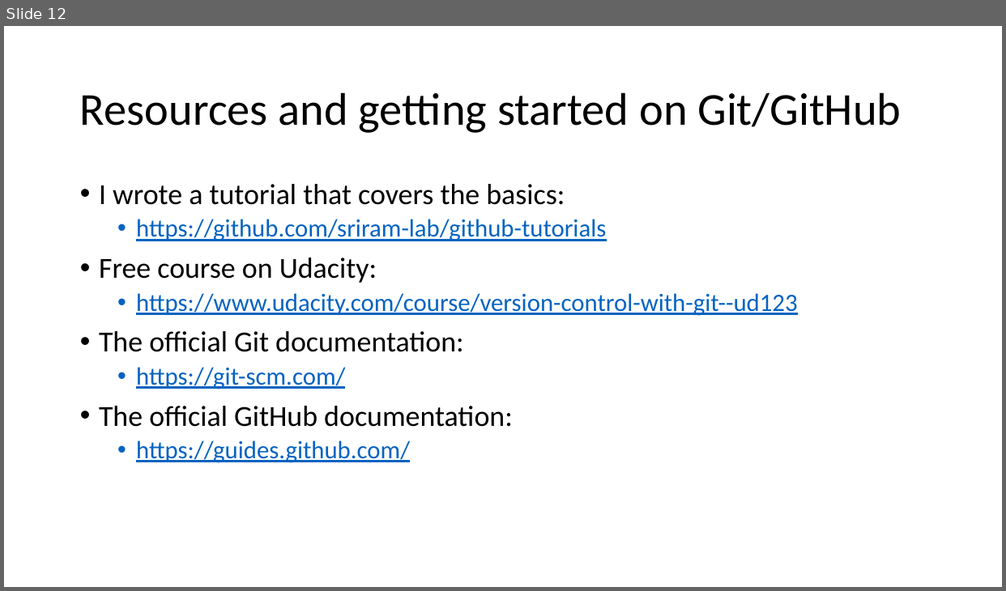
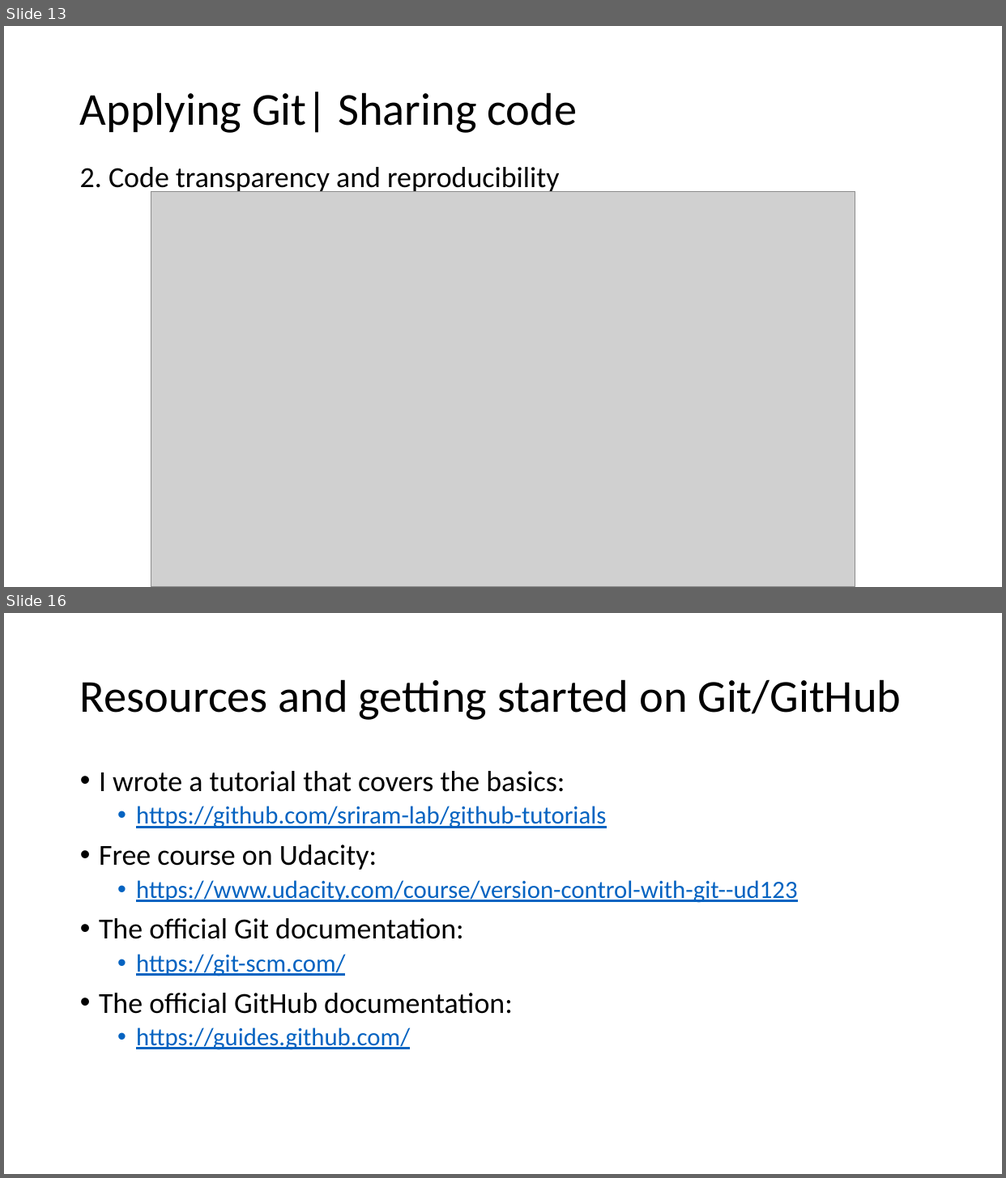
Before and after one commit to sriram-lab/github, a slide deck: GitHub-Intro.pptx. Shown one above the other, each under a label of ours: slide 12 before the commit, slides 13 and 16 after it; the slides between them are not shown. The pictures are 1006x591 and 1006x1178 pixels, drawn with LibreOffice and Linux fonts; fonts in the diff are those of the drawing; grey boxes stand for pictures. Boxes give left, top, right and bottom in pixels: in the first picture for what was removed or moved away, otherwise in the second. Text is boxed around its words. In the diff, an @@ line names an element or a change of style, - is before the commit and + after.

```diff
--- a/GitHub-Intro.pptx
+++ b/GitHub-Intro.pptx
@@ slide 13 added at (4, 26, 1002, 587), background #FFFFFF @@
@@ title added at (80, 92, 577, 133), 44 pt, text #000000 @@
+Applying Git| Sharing code
@@ text added at (80, 167, 559, 194), 28 pt, text #000000 @@
+2. Code transparency and reproducibility
@@ picture added at (151, 191, 855, 587) @@
@@ what was slide 12 is now slide 16 @@
```
Also in this commit, not shown: 10 slides changed, 4 other slides added, 1 slide removed.
